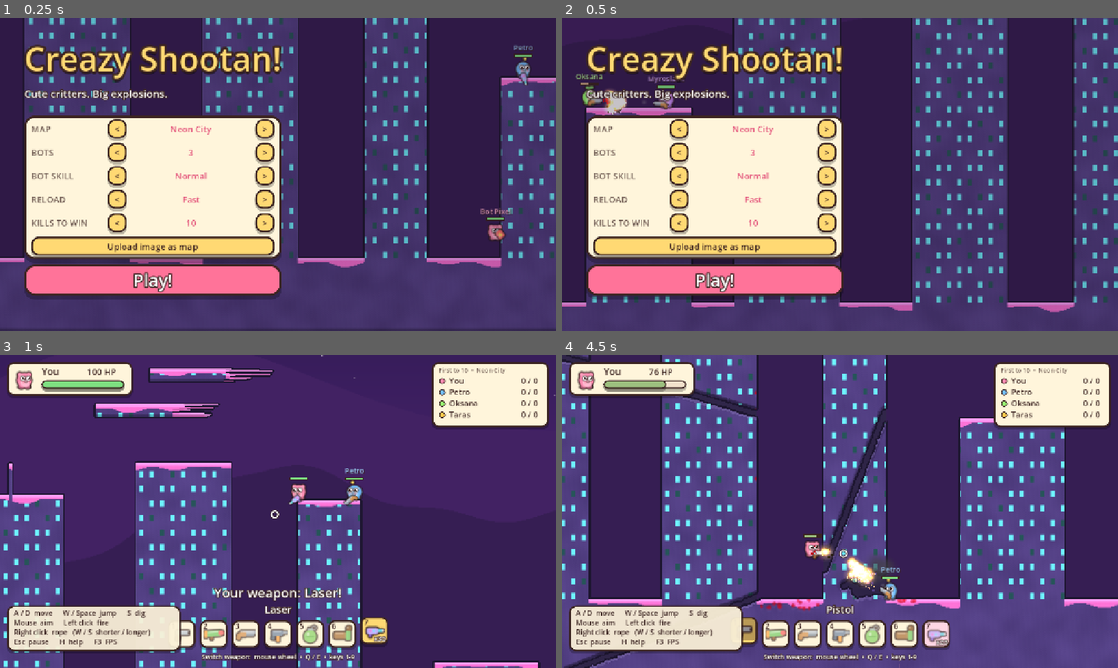
Above: before the commit, frames 1-4 (two rows, left to right).
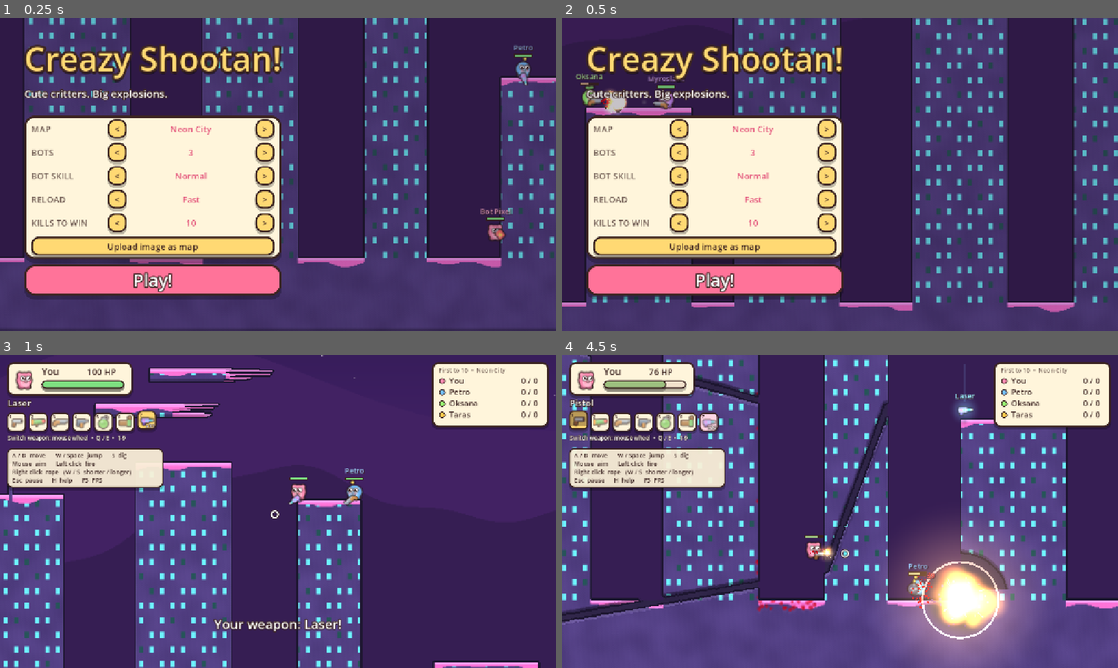
Above: after the commit, the same moments.

Repository: randomizer2223/creazy-shootan
Game: Godot game, scene res://scenes/main.tscn
Two runs of this game, one before a commit and one after it. Both use one fixed random seed, a clock stepped at 60 frames per second and the inputs below.
Inputs (mouse positions are in pixels of both pictures, inside the frame that each line leads up to):
- Up to frame 1 (0.25 s): no input
- Up to frame 2 (0.5 s): no input
- Up to frame 3 (1 s): click "Play!" at 0.5 s
- Up to frame 4 (4.5 s): tap Enter at 1.25 s; move the mouse to (962, 495) at 1.27 s; hold D 1.28-2.03 s; hold J 1.28-2.03 s; click (962, 495) at 1.42 s; tap Space at 1.52, 2.27, 3.77 s; move the mouse to (728, 527) at 2.02 s; hold S 2.03-2.78 s; tap Ctrl at 2.1 s; click (728, 527) at 2.17 s; move the mouse to (895, 442) at 2.77 s; hold D 2.78-3.53 s; hold K 2.78-3.53 s; click (895, 442) at 2.92 s; move the mouse to (812, 574) at 3.52 s; hold W 3.53-4.28 s; tap Shift at 3.6 s; click (812, 574) at 3.67 s; move the mouse to (1006, 558) at 4.27 s; hold A from 4.28 s (still down); hold E from 4.28 s (still down); click (1006, 558) at 4.42 s

Frame 1 is identical in both runs. In frame 2, less than 0.1% of the frame differs, in the area x 7-12%, y 23-31%; in frame 3, 14%; in frame 4, 33%, in the area x 0-100%, y 0-100%.

Commit message:
Sounds, more blood, weapon bar top-left, smarter weapon fallback, 20% faster reload
- Synthesized sound effects: explosions, shots, laser, throws, pickups, splats
- 50% more blood from hits and deaths
- Weapon bar, hint and controls help moved to the top-left corner, slots smaller
- When a top weapon runs out, switch to another top weapon before the bazooka
- Reload 20% faster: Normal x0.72, Fast x0.36, Almost instant x0.12

Co-Authored-By: Claude Opus 5.5 <noreply@anthropic.com>
Claude-Session: https://claude.ai/code/session_011rcnJMttnsU6gd1aM4jscy

Diff:
--- a/project.godot
+++ b/project.godot
@@ -10,6 +10,7 @@
 [autoload]
 
 Cfg="*res://scripts/cfg.gd"
+Sfx="*res://scripts/sfx.gd"
 
 [display]
 
--- a/scripts/cfg.gd
+++ b/scripts/cfg.gd
@@ -2,9 +2,9 @@
 ## Глобальні налаштування гри (autoload "Cfg").
 
 const RELOAD_MODES := [
-	{"name": "Normal", "mult": 0.9},
-	{"name": "Fast", "mult": 0.45},
-	{"name": "Almost instant", "mult": 0.05},
+	{"name": "Normal", "mult": 0.72},
+	{"name": "Fast", "mult": 0.36},
+	{"name": "Almost instant", "mult": 0.12},
 ]
 
 const DIFFICULTIES := [
--- a/scripts/game.gd
+++ b/scripts/game.gd
@@ -125,6 +125,12 @@
 		_make_worm(i + 1, BOT_NAMES[i % BOT_NAMES.size()], COLORS[(i + 1) % COLORS.size()], true)
 	cam.position = player.pos
 	_announce_weapon(player)
+
+
+func sfx(snd: String, vol := 0.0, pitch := 1.0, pos := Vector2.INF) -> void:
+	if demo or headless_test:
+		return
+	Sfx.play(snd, vol, pitch, pos, cam.position if cam else Vector2.INF)
 
 
 func _announce_weapon(w: LWorm) -> void:
@@ -277,6 +283,17 @@
 func fire_weapon(w: LWorm, wid: String) -> void:
 	shots += 1
 	var def: Dictionary = Weapons.LIST[wid]
+	match wid:
+		"laser":
+			sfx("laser", -4.0, 1.0, w.pos)
+		"pistol", "uzi", "minigun":
+			sfx("shot", -8.0 if wid != "pistol" else -4.0, 1.2 if wid == "uzi" else 1.0, w.pos)
+		"shotgun":
+			sfx("shot", 0.0, 0.7, w.pos)
+		"dirt":
+			sfx("throw", -6.0, 0.8, w.pos)
+		_:
+			sfx("throw", -4.0, 1.0, w.pos)
 	if def.get("hitscan", false):
 		_fire_laser(w, def)
 		return
@@ -370,6 +387,7 @@
 		return  # fire just goes out
 	if d.get("dirt", 0.0) > 0.0:
 		terrain.add_dirt(p.pos, d["dirt"])
+		sfx("dirt", -4.0, 1.0, p.pos)
 		for i in 14:
 			particles.append([p.pos, Vector2.from_angle(rng.randf() * TAU) * rng.randf_range(20, 90), 0.6,
 				terrain.dirt_colors[rng.randi() % terrain.dirt_colors.size()], 1.5, P_DEBRIS, 0.6])
@@ -392,6 +410,10 @@
 		if terrain.is_solid(qi.x, qi.y):
 			debris_cols.append(terrain.img.get_pixelv(qi))
 	terrain.carve(pos, radius)
+	if radius >= 14.0:
+		sfx("boom", lerpf(-8.0, 2.0, clampf((radius - 14.0) / 32.0, 0.0, 1.0)), 1.0 - clampf(radius / 140.0, 0.0, 0.3), pos)
+	elif radius >= 6.0:
+		sfx("boom_small", -8.0, 1.0, pos)
 
 	var reach := radius + 12.0
 	for w in worms:
@@ -447,9 +469,11 @@
 	if not w.alive or amount <= 0.0:
 		return
 	w.hp -= amount
-	var drops := int(clampf(amount * 1.6, 3, 50))
-	if blood.size() > 700:
-		drops = mini(drops, 3)
+	if amount >= 10.0:
+		sfx("splat", -10.0, 1.2, w.pos)
+	var drops := int(clampf(amount * 2.4, 5, 75))
+	if blood.size() > 1100:
+		drops = mini(drops, 4)
 	bleed(w.pos, dir, drops, 60.0 + amount * 4.0)
 	if by != null:
 		w.last_hit_by = by
@@ -474,8 +498,10 @@
 		feed.append([w.name + " blew himself up", 5.0, w.color])
 	if feed.size() > 5:
 		feed.pop_front()
+	sfx("squeak", -4.0, 1.0, w.pos)
+	sfx("splat", 0.0, 0.8, w.pos)
 	# gore: lots of blood, guts, bones and an eyeball
-	bleed(w.pos, Vector2.UP, 140, 260.0)
+	bleed(w.pos, Vector2.UP, 210, 280.0)
 	emitters.append([w.pos, 1.2])
 	var parts := ["gib_meat", "gib_meat", "gib_meat", "gib_bone", "gib_bone", "gib_eye", "gib_meat", "gib_bone",
 		"gib_meat", "gib_meat", "gib_meat", "gib_bone", "gib_bone", "gib_eye", "gib_meat", "gib_bone"]
@@ -506,6 +532,8 @@
 	c.alive = false
 	var col: Color = GLOW.get(c.kind, Color.WHITE)
 	rings.append([c.pos, 18.0, 0.35, 0.35])
+	if w == player:
+		sfx("pickup", -2.0)
 	if c.kind == "health":
 		w.hp = minf(LWorm.MAX_HP, w.hp + 40.0)
 		texts.append([c.pos + Vector2(0, -10), "+40 HP", 1.4, Color(0.5, 1.0, 0.5)])
@@ -532,14 +560,14 @@
 		blood.append([pos + Vector2(rng.randf_range(-2, 2), rng.randf_range(-2, 2)),
 			Vector2.from_angle(a) * rng.randf_range(speed * 0.25, speed) + Vector2(0, -40),
 			rng.randf_range(1.0, 2.5), rng.randf_range(0.8, 1.8)])
-	if blood.size() > 1500:
-		blood = blood.slice(blood.size() - 1500)
+	if blood.size() > 2200:
+		blood = blood.slice(blood.size() - 2200)
 
 
 func _update_gore(dt: float) -> void:
 	for e in emitters:
 		e[1] -= dt
-		for k in 4:
+		for k in 6:
 			blood.append([e[0] + Vector2(rng.randf_range(-2, 2), -2), Vector2(rng.randf_range(-60, 60), rng.randf_range(-260, -120)),
 				2.0, rng.randf_range(1.0, 2.0)])
 	emitters = emitters.filter(func(e): return e[1] > 0.0)
--- a/scripts/hud.gd
+++ b/scripts/hud.gd
@@ -66,33 +66,32 @@
 	if hpf > 0.0:
 		_box(Rect2(bar.position, Vector2(maxf(bar.size.x * hpf, 22), bar.size.y)), Color("ff5c7a").lerp(Color("7ee081"), hpf), 10, 3)
 
-	# ---- weapon bar ----
+	# ---- weapon bar (top left, under the player card) ----
 	var n := p.weapons.size()
-	var slot := 64.0
-	var gap := 10.0
-	var bw := n * slot + (n - 1) * gap
-	var bx := roundf(size.x / 2.0 - bw / 2.0)
-	var by := size.y - slot - 46.0
+	var slot := 44.0
+	var gap := 6.0
+	var bx := 16.0
+	var by := 128.0
 	var cur_def: Dictionary = Weapons.LIST[p.current_weapon_id()]
-	_text_c(size.x / 2.0, by - 16.0, cur_def["name"], 24, Color.WHITE, 8)
+	_text(Vector2(bx + 2, by - 10.0), cur_def["name"], 20, Color.WHITE, 7)
 	for i in n:
 		var wpn: Dictionary = p.weapons[i]
 		var sel := i == p.cur
-		var r := Rect2(bx + i * (slot + gap), by - (8.0 if sel else 0.0), slot, slot)
+		var r := Rect2(bx + i * (slot + gap), by + (0.0 if sel else 4.0), slot, slot)
 		var top := Weapons.is_top(wpn["id"])
-		_box(r, SUN if sel else (Color("ffd6e4") if top else CREAM), 14, 4)
-		panel.draw_texture_rect(Sprites.icon(wpn["id"]), Rect2(r.position + Vector2(8, 8), Vector2(48, 48)), false,
+		_box(r, SUN if sel else (Color("ffd6e4") if top else CREAM), 10, 3)
+		panel.draw_texture_rect(Sprites.icon(wpn["id"]), Rect2(r.position + Vector2(5, 5), Vector2(34, 34)), false,
 			Color(1, 1, 1, 1.0 if sel else 0.75))
 		if sel:
 			var cdf := p.cooldown_frac()
 			if cdf > 0.0:
-				panel.draw_rect(Rect2(r.position + Vector2(4, 4), Vector2(slot - 8, (slot - 8) * cdf)), Color(INK, 0.35))
-		_text(r.position + Vector2(8, 20), str(i + 1), 16, INK)
+				panel.draw_rect(Rect2(r.position + Vector2(3, 3), Vector2(slot - 6, (slot - 6) * cdf)), Color(INK, 0.35))
+		_text(r.position + Vector2(5, 14), str(i + 1), 12, INK)
 		if wpn["ammo"] >= 0:
 			var am := "x%d" % wpn["ammo"]
-			var aw := font.get_string_size(am, HORIZONTAL_ALIGNMENT_LEFT, -1, 15).x
-			_text(r.position + Vector2(slot - aw - 7, slot - 8), am, 15, Color.WHITE, 5)
-	_text_c(size.x / 2.0, by + slot + 26.0, "Switch weapon:  mouse wheel  •  Q / E  •  keys 1-9", 15, Color.WHITE, 5)
+			var aw := font.get_string_size(am, HORIZONTAL_ALIGNMENT_LEFT, -1, 12).x
+			_text(r.position + Vector2(slot - aw - 4, slot - 5), am, 12, Color.WHITE, 4)
+	_text(Vector2(bx + 2, by + slot + 24.0), "Switch weapon: mouse wheel  •  Q / E  •  1-9", 13, Color.WHITE, 4)
 
 	# ---- scoreboard ----
 	var sorted: Array = game.worms.duplicate()
@@ -121,7 +120,7 @@
 	# ---- pickup toast ----
 	if game.toast[1] > 0.0:
 		var a := clampf(game.toast[1], 0.0, 1.0)
-		_text_c(size.x / 2.0, by - 52.0, game.toast[0], 30, Color(1, 1, 1, a), 9)
+		_text_c(size.x / 2.0, size.y - 90.0, game.toast[0], 30, Color(1, 1, 1, a), 9)
 
 	# ---- center messages ----
 	var center := size / 2.0
@@ -147,12 +146,11 @@
 			"Esc  pause      H  help      F3  FPS",
 		]
 		var a := clampf(left, 0.0, 1.0)
-		var ly := size.y - 32.0 - lines.size() * 22.0
-		panel.draw_set_transform(Vector2.ZERO)
-		_box(Rect2(16, ly - 24, 400, lines.size() * 22 + 18), Color(CREAM, 0.92 * a))
+		var ly := by + slot + 64.0
+		_box(Rect2(16, ly - 22, 360, lines.size() * 19 + 16), Color(CREAM, 0.92 * a), 12, 3)
 		for l in lines:
-			_text(Vector2(32, ly), l, 16, Color(INK, a))
-			ly += 22.0
+			_text(Vector2(28, ly), l, 14, Color(INK, a))
+			ly += 19.0
 
 	if game.show_fps:
 		_text(Vector2(size.x / 2.0 - 40, size.y - 12), "FPS %d" % Engine.get_frames_per_second(), 18, Color.WHITE, 5)
--- /dev/null
+++ b/scripts/sfx.gd
@@ -0,0 +1,129 @@
+extends Node
+## Sound effects (autoload "Sfx"). All sounds are synthesized in code at startup,
+## so there are no audio files to load.
+
+const RATE := 22050
+const VOICES := 16
+
+var _sounds := {}
+var _players: Array[AudioStreamPlayer] = []
+var _next := 0
+var _recent := {}  # name -> [times] to avoid 16 identical booms at once
+var rng := RandomNumberGenerator.new()
+
+
+func _ready() -> void:
+	rng.randomize()
+	for i in VOICES:
+		var p := AudioStreamPlayer.new()
+		add_child(p)
+		_players.append(p)
+	_sounds["boom"] = _make(0.7, _boom.bind(1.0))
+	_sounds["boom_small"] = _make(0.3, _boom.bind(2.2))
+	_sounds["shot"] = _make(0.09, _shot)
+	_sounds["throw"] = _make(0.16, _throw)
+	_sounds["laser"] = _make(0.28, _laser)
+	_sounds["pickup"] = _make(0.24, _pickup)
+	_sounds["splat"] = _make(0.22, _splat)
+	_sounds["squeak"] = _make(0.18, _squeak)
+	_sounds["dirt"] = _make(0.15, _dirt)
+
+
+## Plays a sound. vol_db 0 = normal. pos (world) makes far sounds quieter.
+func play(snd: String, vol_db := 0.0, pitch := 1.0, pos := Vector2.INF, listener := Vector2.INF) -> void:
+	if not _sounds.has(snd):
+		return
+	if pos != Vector2.INF and listener != Vector2.INF:
+		var d := pos.distance_to(listener)
+		if d > 900.0:
+			return
+		vol_db -= d / 45.0
+	# limit how many copies of the same sound start within 60 ms
+	var now := Time.get_ticks_msec()
+	var times: Array = _recent.get(snd, [])
+	times = times.filter(func(t): return now - t < 60)
+	if times.size() >= 3:
+		return
+	times.append(now)
+	_recent[snd] = times
+	var p := _players[_next]
+	_next = (_next + 1) % VOICES
+	p.stream = _sounds[snd]
+	p.volume_db = vol_db
+	p.pitch_scale = pitch * rng.randf_range(0.93, 1.07)
+	p.play()
+
+
+# ---------- synthesis ----------
+
+func _make(seconds: float, gen: Callable) -> AudioStreamWAV:
+	var n := int(seconds * RATE)
+	var data := PackedByteArray()
+	data.resize(n * 2)
+	var state := {"lp": 0.0, "lp2": 0.0, "ph": 0.0}
+	for i in n:
+		var t := float(i) / RATE
+		var v: float = gen.call(t, seconds, state)
+		data.encode_s16(i * 2, int(clampf(v, -1.0, 1.0) * 30000.0))
+	var s := AudioStreamWAV.new()
+	s.format = AudioStreamWAV.FORMAT_16_BITS
+	s.mix_rate = RATE
+	s.stereo = false
+	s.data = data
+	return s
+
+
+func _noise() -> float:
+	return rng.randf_range(-1.0, 1.0)
+
+
+func _boom(t: float, dur: float, st: Dictionary, sharp: float) -> float:
+	var env := exp(-t * 5.0 * sharp)
+	var cut := 0.04 + 0.25 * exp(-t * 8.0)
+	st["lp"] = lerpf(st["lp"], _noise(), cut * sharp * 0.6)
+	st["lp2"] = lerpf(st["lp2"], st["lp"], 0.3)
+	var thump := sin(TAU * (55.0 * sharp) * t * (1.0 - t * 0.4)) * exp(-t * 9.0 * sharp)
+	return (st["lp2"] * 3.2 + thump * 0.9) * env
+
+
+func _shot(t: float, dur: float, st: Dictionary) -> float:
+	st["lp"] = lerpf(st["lp"], _noise(), 0.5)
+	var click := sin(TAU * 180.0 * t) * exp(-t * 60.0)
+	return (st["lp"] * 0.9 + click * 0.6) * exp(-t * 45.0)
+
+
+func _throw(t: float, dur: float, st: Dictionary) -> float:
+	var x := t / dur
+	st["lp"] = lerpf(st["lp"], _noise(), 0.05 + 0.25 * x)
+	return st["lp"] * 2.2 * sin(PI * x) * 0.8
+
+
+func _laser(t: float, dur: float, st: Dictionary) -> float:
+	var f := lerpf(1900.0, 250.0, pow(t / dur, 0.6))
+	st["ph"] += f / RATE
+	var sq := 1.0 if fmod(st["ph"], 1.0) < 0.5 else -1.0
+	return (sin(TAU * st["ph"]) * 0.6 + sq * 0.15) * exp(-t * 7.0)
+
+
+func _pickup(t: float, dur: float, st: Dictionary) -> float:
+	var notes := [660.0, 880.0, 1320.0]
+	var k := mini(int(t / 0.07), 2)
+	var lt := t - k * 0.07
+	return sin(TAU * notes[k] * t) * exp(-lt * 18.0) * 0.6
+
+
+func _splat(t: float, dur: float, st: Dictionary) -> float:
+	st["lp"] = lerpf(st["lp"], _noise(), 0.12)
+	var wob := 1.0 + 0.5 * sin(TAU * 30.0 * t)
+	return st["lp"] * 2.6 * wob * exp(-t * 14.0)
+
+
+func _squeak(t: float, dur: float, st: Dictionary) -> float:
+	var f := lerpf(700.0, 1500.0, t / dur)
+	st["ph"] += f / RATE
+	return sin(TAU * st["ph"]) * sin(PI * t / dur) * 0.45
+
+
+func _dirt(t: float, dur: float, st: Dictionary) -> float:
+	st["lp"] = lerpf(st["lp"], _noise(), 0.08)
+	return st["lp"] * 2.5 * exp(-t * 18.0)
--- a/scripts/worm.gd
+++ b/scripts/worm.gd
@@ -77,6 +77,14 @@
 	reset_loadout(Weapons.TOP[randi() % Weapons.TOP.size()])
 
 
+## Out of shots: take another top weapon if we have one, otherwise the bazooka.
+func best_weapon_index() -> int:
+	for i in range(weapons.size() - 1, -1, -1):
+		if Weapons.is_top(weapons[i]["id"]):
+			return i
+	return 1
+
+
 func current_weapon_id() -> String:
 	if weapons.is_empty():
 		reset_loadout()
@@ -129,6 +137,8 @@
 	if _edge("rope"):
 		if hook_state == 0:
 			hook_state = 1
+			if g.has_method("sfx"):
+				g.sfx("throw", -10.0, 1.7, pos)
 			hook_pos = pos
 			hook_vel = Vector2.from_angle(aim) * ROPE_SPEED
 			hook_t = 0.0
@@ -273,7 +283,7 @@
 				weapons[cur]["ammo"] -= 1
 				if weapons[cur]["ammo"] == 0:
 					weapons.remove_at(cur)
-					cur = 1  # out of shots: back to the bazooka
+					cur = best_weapon_index()
 					if weapons.is_empty():
 						reset_loadout()
 	_wprev["next"] = input.get("next", false)
Not shown, added: scripts/sfx.gd.uid
Not shown, changed: play/engine-gz.wasm
Not shown, changed: play/pck-data.wasm
